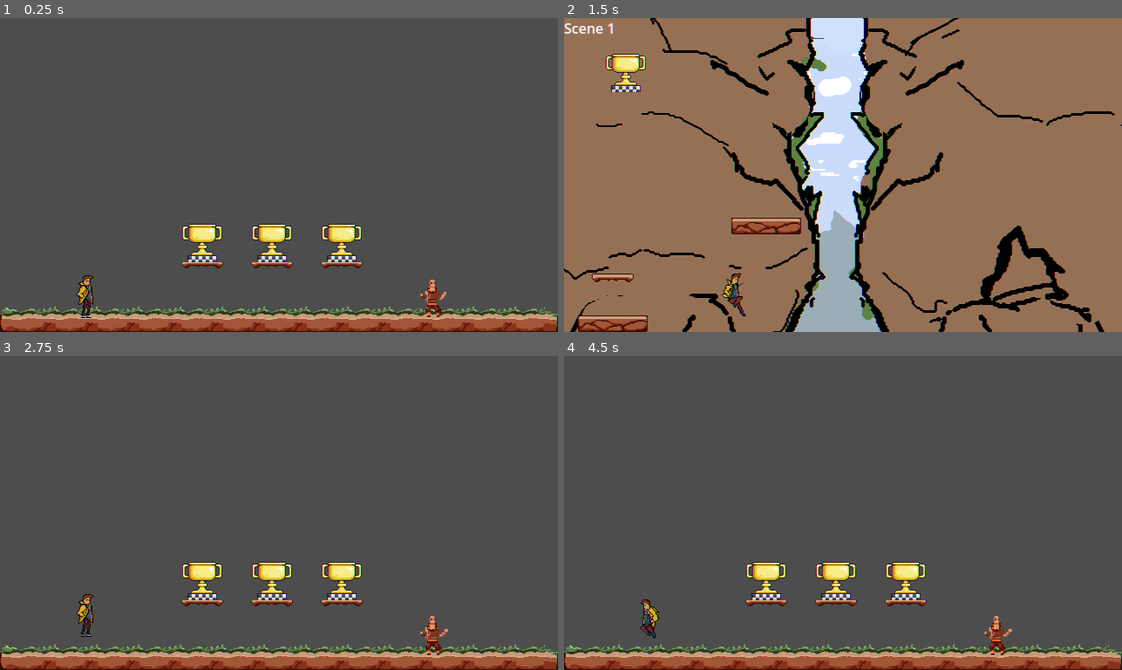
Above: before the commit, frames 1-4 (two rows, left to right).
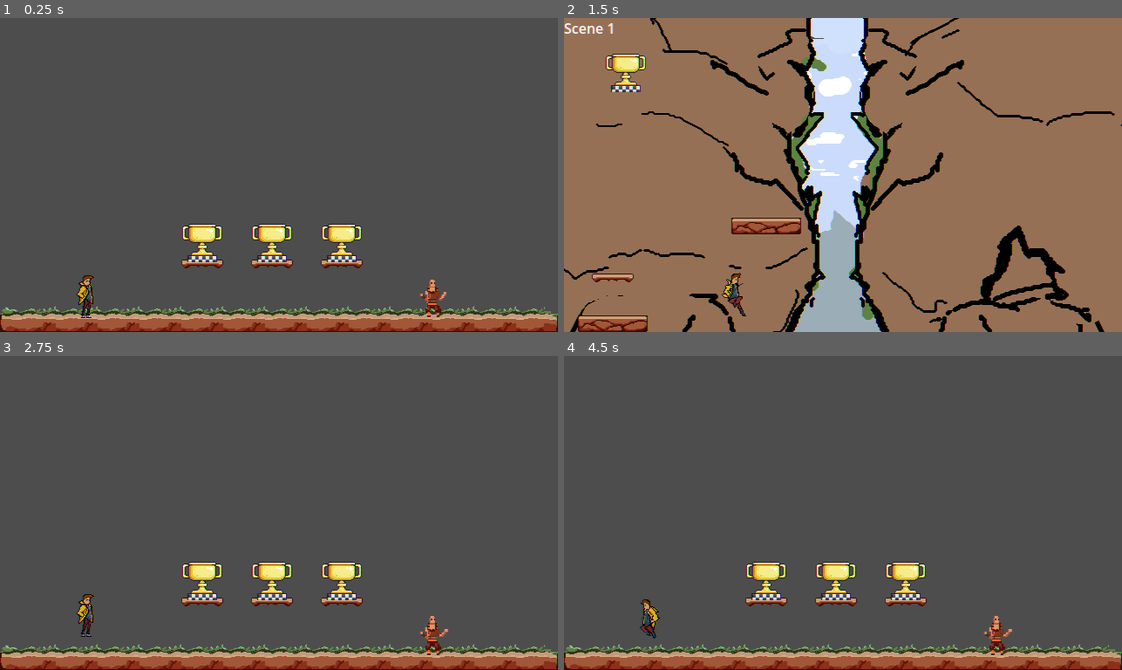
Above: after the commit, the same moments.

Repository: DeVelox/Niro
Game: Godot game, scene res://main.tscn
Same seed, same stepped clock (60 frames per second), same inputs: the game is played once before the commit and once after it.
Inputs:
- Up to frame 1 (0.25 s): no input
- Up to frame 2 (1.5 s): hold D (right) from 0.53 s (still down); tap Shift (dash) at 0.6 s; tap Space (jump) at 0.77 s; tap F (interact) at 1.35 s
- Up to frame 3 (2.75 s): tap Space (jump) at 1.52 s; release D (right) at 2.03 s; hold A (left) from 2.03 s (still down); tap Shift (dash) at 2.1 s
- Up to frame 4 (4.5 s): release A (left) at 2.78 s; hold D (right) 2.78-4.28 s; tap F (interact) at 2.85, 4.35 s; tap Space (jump) at 3.02, 3.77 s; tap Shift (dash) at 3.6 s; hold A (left) from 4.28 s (still down)

The runs differ from the first frame. In frame 1, less than 0.1% of the frame differs, in the area x 32-66%, y 76-78%; in frame 2, nothing differs; in frame 3, less than 0.1%; in frame 4, less than 0.1%.

Commit message:
Small fix to start scene

Diff:
--- a/levels/start.tscn
+++ b/levels/start.tscn
@@ -9,7 +9,7 @@
 script = ExtResource("1_2xunh")
 
 [node name="Tilemap" parent="." instance=ExtResource("2_yqmey")]
-layer_1/tile_data = PackedInt32Array(-131072, 131074, 4, -65 …(1693 unchanged characters)… 27656, 1114114, 16, -327655, 1179650, 16)
+layer_1/tile_data = PackedInt32Array(-131072, 131074, 4, -65 …(1693 unchanged characters)… 27656, 1114114, 16, -327655, 1179650, 16, -393203, 1048578, 15, -393202, 1114114, 15, -393201, 1179650, 15, -393198, 1048578, 15, -393197, 1114114, 15, -393196, 1179650, 15, -393193, 1048578, 15, -393192, 1114114, 15, -393191, 1179650, 15)
 
 [node name="Spawn" type="Marker2D" parent="."]
 position = Vector2(101, 288)
@@ -21,12 +21,12 @@
 
 [node name="SceneSwitcher2" parent="." instance=ExtResource("3_8np6h")]
 position = Vector2(312, 248)
-next_scene = "res://levels/boss1/level2.tscn"
+next_scene = "res://levels/boss1/level1.tscn"
 set_player_spawn = true
 
 [node name="SceneSwitcher3" parent="." instance=ExtResource("3_8np6h")]
 position = Vector2(392, 248)
-next_scene = "res://levels/tutorial/legs1.tscn"
+next_scene = "res://levels/boss1/level2.tscn"
 set_player_spawn = true
 
 [node name="OldMan" parent="." instance=ExtResource("4_5i88s")]
